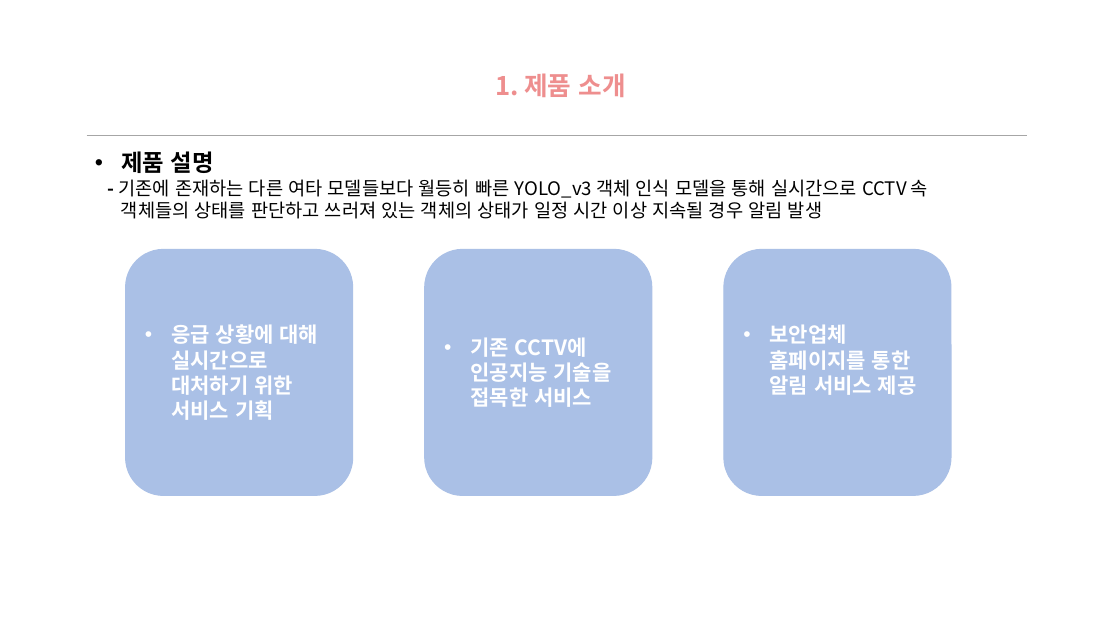
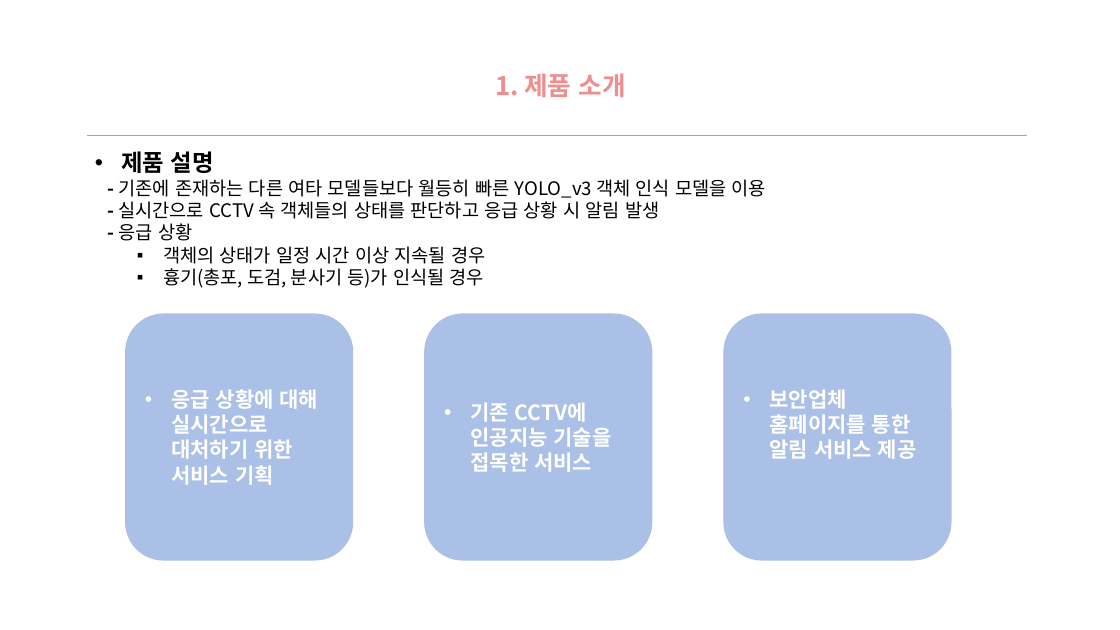
Before and after one commit to jinujeon/ICE_CAP, a slide deck: slide 3 of Docs/제안서_EDUM.pptx. Drawn at 1120x630 pixels with LibreOffice and Linux fonts; fonts in the diff are those of the drawing; background and template pictures are left out. Boxes give left, top, right and bottom in pixels: in the first picture for what was removed or moved away, otherwise in the second. Text is boxed around its words. In the diff, an @@ line names an element or a change of style, - is before the commit and + after.

```diff
--- a/Docs/제안서_EDUM.pptx
+++ b/Docs/제안서_EDUM.pptx
@@ text at <box>118,179,766,288</box>: text changed @@
-- 기존에 존재하는 다른 여타 모델들보다 월등히 빠른 YOLO_v3 객체 인식 모델을 통해 실시간으로 CCTV 속
-객체들의 상태를 판단하고 쓰러져 있는 객체의 상태가 일정 시간 이상 지속될 경우 알림 발생
+- 기존에 존재하는 다른 여타 모델들보다 월등히 빠른 YOLO_v3 객체 인식 모델을 이용
+- 실시간으로 CCTV 속 객체들의 상태를 판단하고 응급 상황 시 알림 발생
+- 응급 상황
+  ▪ 객체의 상태가 일정 시간 이상 지속될 경우
+  ▪ 흉기(총포, 도검, 분사기 등)가 인식될 경우
@@ 3 rounded rectangles: place and size @@
-3 rounded rectangles at <box>126,250,951,496</box>
+3 rounded rectangles at <box>126,314,951,560</box>
```
Also in this commit, not shown: 3 other slides changed, 1 slide added.
